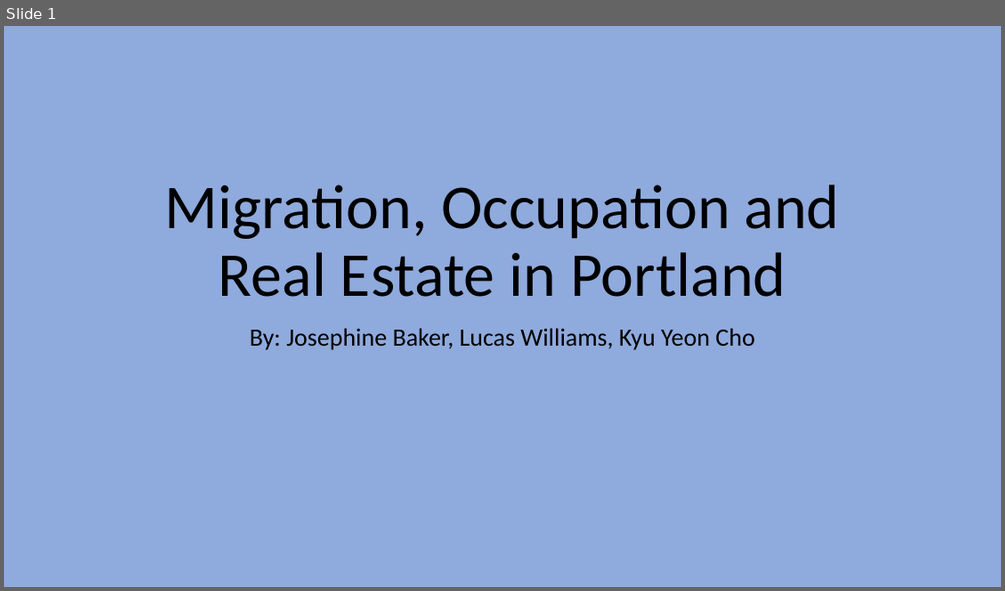
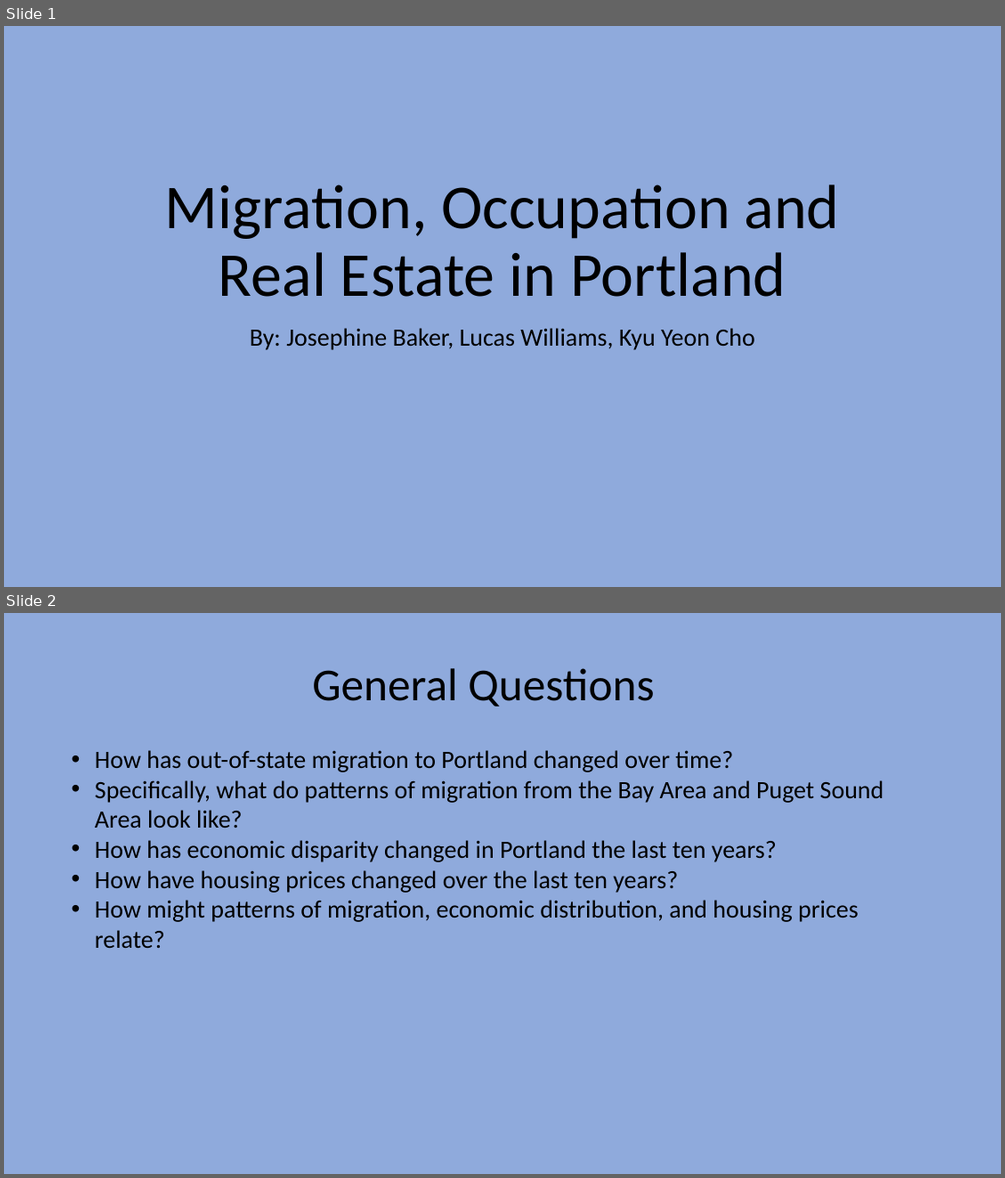
Before and after one commit to ds-civic-data/sd-pdx-sea, a slide deck: documents/Presentation.pptx. Shown one above the other, each under a label of ours: slide 1 before the commit, slides 1 and 2 after it. The pictures are 1005x591 and 1005x1178 pixels, drawn with LibreOffice and Linux fonts; fonts in the diff are those of the drawing. Boxes give left, top, right and bottom in pixels: in the first picture for what was removed or moved away, otherwise in the second. Text is boxed around its words. In the diff, an @@ line names an element or a change of style, - is before the commit and + after.

```diff
--- a/documents/Presentation.pptx
+++ b/documents/Presentation.pptx
@@ slide 2 added at (4, 613, 1001, 1174), background #8FAADC @@
@@ text added at (312, 668, 654, 706), 44 pt, text #000000 @@
+General Questions
@@ text added at (95, 750, 884, 948), 24 pt, text #000000 @@
+• How has out-of-state migration to Portland changed over time?
+• Specifically, what do patterns of migration from the Bay Area and Puget Sound Area look like?
+• How has economic disparity changed in Portland the last ten years?
+• How have housing prices changed over the last ten years?
+• How might patterns of migration, economic distribution, and housing prices relate?
```
Also in this commit, not shown: 1 slide changed.
